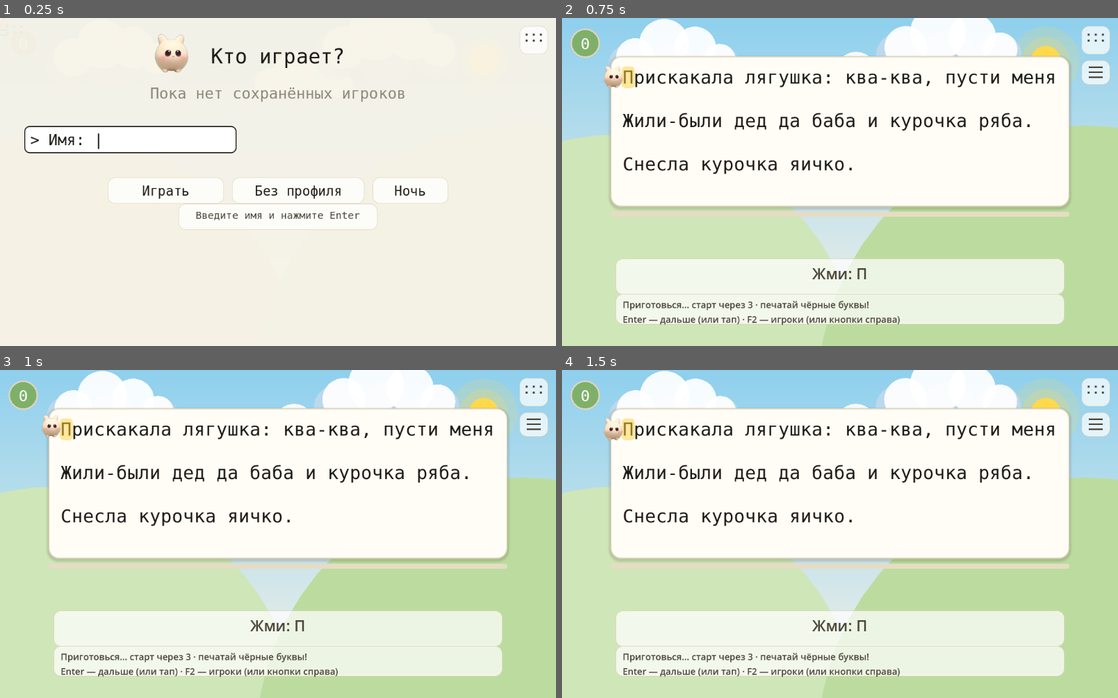
Above: before the commit, frames 1-4 (two rows, left to right).
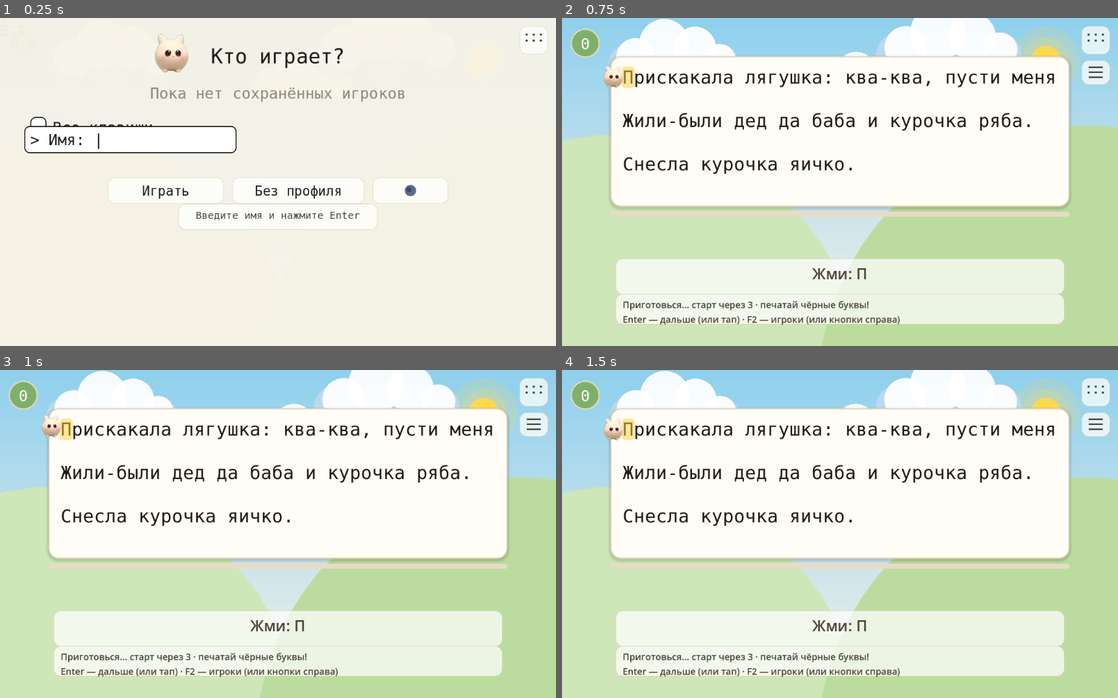
Above: after the commit, the same moments.

Repository: NikitaShubin/ModernBabyType
Game: Godot game, scene res://scenes/main.tscn
Same seed, same stepped clock (60 frames per second), same inputs: the game is played once before the commit and once after it.
Inputs (mouse positions are in pixels of both pictures, inside the frame that each line leads up to):
- Up to frame 1 (0.25 s): no input
- Up to frame 2 (0.75 s): tap Enter at 0.5, 0.6 s; move the mouse to (962, 165) at 0.52 s; hold Up from 0.53 s (still down); click (962, 165) at 0.67 s
- Up to frame 3 (1 s): keep holding Up
- Up to frame 4 (1.5 s): move the mouse to (728, 550) at 1.27 s; release Up at 1.28 s; hold Down from 1.28 s (still down); tap Enter at 1.35 s

The runs differ from the first frame. In frame 1, 0.2% of the frame differs, in the area x 5-77%, y 30-55%; in frame 2, nothing differs; in frame 3, nothing differs; in frame 4, nothing differs.

Commit message:
Галочка при создании, солнце/луна, сдержанная клавиатура, медленный ёж
Галочка «все клавиши» работает и на пустом списке: флаг вводимого
имени переезжает в созданный профиль. Кнопка день/ночь — значки
солнца и луны вместо текста.

Клавиатура: смахнутую кнопкой «назад» не дёргаем (пере-показ разовый,
только если не выезжала); вернуть — тап по рабочей области, ⌨, поле
ввода или новый контекст. В альбоме в игре сама не появляется.

Ёж медленнее для новичков: база 2.0 -> 1.1 симв/с, рост 12% -> 8%.
Гигиена процессов стенда в AGENTS.md. Версия 0.0.6.

Diff:
--- a/game/project.godot
+++ b/game/project.godot
@@ -9,7 +9,7 @@
 
 config/name="ModernBabyType"
 config/description="Игра для обучения детей слепой печати: герой убегает от врага, поедая буквы."
-config/version="0.0.5"
+config/version="0.0.6"
 run/main_scene="res://scenes/main.tscn"
 config/features=PackedStringArray("4.3", "GL Compatibility")
 config/icon="res://icon.png"
--- a/game/scripts/balance.gd
+++ b/game/scripts/balance.gd
@@ -7,7 +7,10 @@
 const KEY_PROGRESSION := " аовлыдфжпреимтнгрушщзхъёйчясмитьбю,.!?-:;\"'()1234567890"
 const INITIAL_ACTIVE_COUNT := 3
 const WINS_TO_LEVEL_UP := 3
-const BASE_CPS := 2.0
+## База slow: даже ребёнок, который только сел за клавиатуру и ищет
+## три кнопки (пробел, а, о), успевает убежать. Было 2.0 — ёж ловил
+## новичка раньше, чем тот находил буквы.
+const BASE_CPS := 1.1
 const MIN_CPS := 0.6
 const MAX_CPS := 10.0
 
@@ -25,13 +28,14 @@
 	return result
 
 
-## Целевая скорость врага: растёт с уровнем и подстраивается под
-## скользящее среднее темпа игрока (EMA CPM). Игрок ~120 CPM => skill 1.0.
+## Целевая скорость врага: растёт с уровнем (мягко, +8% за уровень)
+## и подстраивается под скользящее среднее темпа игрока (EMA CPM).
+## Игрок ~120 CPM => skill 1.0.
 static func target_cps(difficulty_level: int, ema_cpm: float) -> float:
 	var skill := 1.0
 	if ema_cpm > 0.0:
 		skill = clampf(ema_cpm / 120.0, 0.5, 1.6)
-	var cps := BASE_CPS * (1.0 + 0.12 * float(difficulty_level)) * skill
+	var cps := BASE_CPS * (1.0 + 0.08 * float(difficulty_level)) * skill
 	return clampf(cps, MIN_CPS, MAX_CPS)
 
 
--- a/game/scripts/main.gd
+++ b/game/scripts/main.gd
@@ -163,6 +163,10 @@
 ## Момент последнего запроса показать клавиатуру (для пере-показа,
 ## если система спрятала её сама, например кнопкой «назад»).
 var _kb_request_t := -100.0
+## Клавиатура была видна после последнего запроса (высота > 0).
+var _kb_seen := false
+## Разовый добровольный пере-показ уже использован.
+var _kb_reshown := false
 ## Кнопки тач-интерфейса: прямоугольники из _draw для хит-теста в _input.
 var _kb_rect := Rect2()
 var _players_rect := Rect2()
@@ -1075,6 +1079,8 @@
 	if not DisplayServer.has_feature(DisplayServer.FEATURE_VIRTUAL_KEYBOARD):
 		return
 	_kb_request_t = time
+	_kb_seen = false
+	_kb_reshown = false
 	if want:
 		# existing_text — что уже введено (поле ввода своё, рисованное,
 		# поэтому отдаём пусто: клавиатуре нечего подхватывать).
@@ -1125,15 +1131,21 @@
 	if not is_equal_approx(kh, kb_h):
 		kb_h = kh
 		_relayout()
+	if kh > 0.0:
+		_kb_seen = true
 	var want := _kb_want()
-	if kb_need_reshow(want, _kb_shown, kh, time - _kb_request_t):
+	if kb_need_reshow(want, _kb_shown, kh, time - _kb_request_t, _kb_seen, _kb_reshown):
 		_kb_request_t = time
+		_kb_reshown = true
 		DisplayServer.virtual_keyboard_show("")
 
 
-## Чистое решение «пора ли пере-показать»: матрица в logic_test.
-static func kb_need_reshow(want: bool, shown: bool, height: float, elapsed: float) -> bool:
-	return want and shown and height <= 0.0 and elapsed > 1.5
+## Чистое решение «пора ли пере-показать»: пере-показ разовый и только
+## если клавиатура так и не выехала (надёжность появления). Смахнутую
+## пользователем (была видна — стала 0) не трогаем: её вернут тап по
+## тексту, кнопка ⌨ или новый контекст. Матрица в logic_test.
+static func kb_need_reshow(want: bool, shown: bool, height: float, elapsed: float, seen: bool, reshown: bool) -> bool:
+	return want and shown and height <= 0.0 and elapsed > 3.0 and not seen and not reshown
 
 
 ## Все буквы — одно начертание и кегль. Состояние только оттенком:
@@ -1450,6 +1462,12 @@
 		_open_menu()
 		get_viewport().set_input_as_handled()
 		return
+	# Рабочая область (текст, заяц, ёж): тап возвращает спрятанную
+	# клавиатуру. Карточка последняя — кнопки не перекрывает.
+	if card_p.visible and Rect2(card_p.position, card_p.size).has_point(pos):
+		_kb_summon()
+		get_viewport().set_input_as_handled()
+		return
 
 
 ## Кнопка ⌨: показать системную клавиатуру прямо сейчас, не дожидаясь
@@ -1458,6 +1476,8 @@
 	if not DisplayServer.has_feature(DisplayServer.FEATURE_VIRTUAL_KEYBOARD):
 		return
 	_kb_request_t = time
+	_kb_seen = false
+	_kb_reshown = false
 	_kb_shown = true
 	DisplayServer.virtual_keyboard_show("")
 ## Кружок с номером уровня в пустом левом верхнем углу: и красиво,
--- a/game/scripts/menu.gd
+++ b/game/scripts/menu.gd
@@ -38,6 +38,10 @@
 var sel := 0
 var input_active := false
 var input_text := ""
+## Флаг «все клавиши» для имени, которое прямо сейчас вводится (списка
+## ещё нет — применять не к кому). При создании профиля переносится
+## в него, затем сбрасывается.
+var input_all_keys := false
 ## Игрок, ради которого меню открыли: F2 возвращает в игру с ним.
 var resume_user := ""
 var view_w := BASE_W
@@ -198,7 +202,7 @@
 			chosen.emit(users[i])
 			get_viewport().set_input_as_handled()
 			return
-	if not users.is_empty() and _check_tap_rect().has_point(pos):
+	if _check_tap_rect().has_point(pos):
 		_toggle_all_keys()
 		get_viewport().set_input_as_handled()
 		return
@@ -276,13 +280,16 @@
 func _enter() -> void:
 	if input_active and not input_text.strip_edges().is_empty():
 		var name := S.clean_name(input_text)
-		# Новое имя — создать, существующее — просто войти.
+		# Новое имя — создать, существующее — просто войти. Флаг
+		# вводимого имени переезжает в созданный профиль.
 		if not S.user_exists(name):
 			S.create_user(name)
+			S.set_all_keys(name, input_all_keys)
 		else:
 			S.touch(name)
 		input_text = ""
 		input_active = false
+		input_all_keys = false
 		chosen.emit(name)
 		return
 	if not users.is_empty():
@@ -301,6 +308,10 @@
 
 func _toggle_all_keys() -> void:
 	if users.is_empty():
+		# Пустой список (первый запуск): переключаем флаг для вводимого
+		# имени — при создании он переедет в профиль (см. _enter).
+		input_all_keys = not input_all_keys
+		queue_redraw()
 		return
 	var name := users[sel]
 	S.set_all_keys(name, not S.get_all_keys(name))
@@ -482,10 +493,11 @@
 	return Rect2(48.0 * k, y - 36.0 * k, w + 84.0 * k, 48.0 * k)
 
 
-## Включён ли взрослый режим у выбранного.
+## Включён ли взрослый режим: у выбранного — его флаг, на пустом
+## списке — флаг вводимого имени.
 func _check_on() -> bool:
 	if users.is_empty():
-		return false
+		return input_all_keys
 	return bool(S.load_profile(users[sel]).get("all_keys", false))
 
 
@@ -495,6 +507,26 @@
 	var fs := int(26.0 * k)
 	var w := _text_size(label, 26).x
 	_text(label, Vector2(r.get_center().x - w * 0.5, r.position.y + 36.0 * k), 26, _ink())
+
+
+## Кнопка день/ночь: солнце (круг + лучи) или луна (диск с кратерами).
+## Иконка показывает, ВО ЧТО переключит: днём — луну, ночью — солнце.
+func _draw_daynight(r: Rect2) -> void:
+	draw_style_box(hint_sb, r)
+	var c := r.get_center()
+	if night:
+		var sr := 13.0 * k
+		draw_line(c + Vector2(-sr, 0), c + Vector2(sr, 0), _ink(), 3.0 * k)
+		draw_line(c + Vector2(0, -sr), c + Vector2(0, sr), _ink(), 3.0 * k)
+		var d := Vector2(sr * 0.7, sr * 0.7)
+		draw_line(c - d, c + d, _ink(), 3.0 * k)
+		draw_line(c + Vector2(-d.x, d.y), c + Vector2(d.x, -d.y), _ink(), 3.0 * k)
+		draw_circle(c, 7.0 * k, Color("#e8a13a"))
+	else:
+		# Луна на светлой дневной пилюле — тёмная, иначе не видно.
+		var mr := 11.0 * k
+		draw_circle(c, mr, Color("#5a6a8a"))
+		draw_circle(c + Vector2(-mr * 0.25, -mr * 0.15), mr * 0.45, Color("#3a4a6b"))
 
 
 func _draw() -> void:
@@ -537,21 +569,20 @@
 			INK if i == sel else _ink()
 		)
 	y = _field_line_y()
-	# Галочка «все клавиши» под списком: тап переключает взрослый режим
-	# выбранного (то же, что клавиша A).
-	if not users.is_empty():
-		var cy := _check_line_y()
-		draw_style_box(box_sb, Rect2(60.0 * k, cy - 32.0 * k, 32.0 * k, 32.0 * k))
-		if _check_on():
-			draw_line(
-				Vector2(66.0 * k, cy - 12.0 * k), Vector2(76.0 * k, cy - 2.0 * k),
-				INK, 4.0 * k
-			)
-			draw_line(
-				Vector2(76.0 * k, cy - 2.0 * k), Vector2(92.0 * k, cy - 26.0 * k),
-				INK, 4.0 * k
-			)
-		_text("Все клавиши", Vector2(104.0 * k, cy), FONT_ROW, _ink())
+	# Галочка «все клавиши»: на пустом списке относится к вводимому
+	# имени, иначе — к выбранному профилю.
+	var cy := _check_line_y()
+	draw_style_box(box_sb, Rect2(60.0 * k, cy - 32.0 * k, 32.0 * k, 32.0 * k))
+	if _check_on():
+		draw_line(
+			Vector2(66.0 * k, cy - 12.0 * k), Vector2(76.0 * k, cy - 2.0 * k),
+			_ink(), 4.0 * k
+		)
+		draw_line(
+			Vector2(76.0 * k, cy - 2.0 * k), Vector2(92.0 * k, cy - 26.0 * k),
+			_ink(), 4.0 * k
+		)
+	_text("Все клавиши", Vector2(104.0 * k, cy), FONT_ROW, _ink())
 	# Поле ввода нового имени. Рамка — только когда активно, а тыкается
 	# всегда: тап включает ввод, как Tab.
 	var field_txt := _field_text()
@@ -564,10 +595,10 @@
 		_ink() if input_active else _dim()
 	)
 	# Кнопки действий: та же механика, что Enter и Esc, но пальцем.
-	# Третья — ночь: показывает, во что переключит.
+	# Третья — ночь: иконка показывает, во что переключит.
 	_button(_play_tap_rect(), "Играть")
 	_button(_guest_tap_rect(), "Без профиля")
-	_button(_night_tap_rect(), "День" if night else "Ночь")
+	_draw_daynight(_night_tap_rect())
 	# Кнопка ⌨ справа вверху: вызвать системную клавиатуру.
 	draw_style_box(hint_sb, _mkb_tap_rect())
 	for ix in 3:
--- a/game/tests/logic_test.gd
+++ b/game/tests/logic_test.gd
@@ -541,15 +541,17 @@
 	_check(_main.state == "playing", "unicode enter continues after winning")
 
 	# --- Пере-показ клавиатуры: чистое решение, матрица сочетаний. ---
-	# want/shown/height/elapsed: показать заново — только когда нужна,
-	# считалась показанной, а по факту высота ноль и прошло достаточно
-	# времени (клавиатура успела бы выехать).
+	# want/shown/height/elapsed/seen/reshown: показать заново — один раз
+	# и только если клавиатура так и не выехала. Смахнутую пользователем
+	# (была видна) не трогаем никогда.
 	var rs: Callable = _main.kb_need_reshow
-	_check(rs.call(true, true, 0.0, 2.0), "reshow when wanted, shown, flat, expired")
-	_check(not rs.call(true, true, 0.0, 0.5), "no reshow while gliding in")
-	_check(not rs.call(true, true, 120.0, 9.0), "no reshow when visible")
-	_check(not rs.call(false, true, 0.0, 9.0), "no reshow when not wanted")
-	_check(not rs.call(true, false, 0.0, 9.0), "initial show is a separate path")
+	_check(rs.call(true, true, 0.0, 4.0, false, false), "reshow when wanted, shown, flat, expired")
+	_check(not rs.call(true, true, 0.0, 0.5, false, false), "no reshow while gliding in")
+	_check(not rs.call(true, true, 120.0, 9.0, true, false), "no reshow when visible")
+	_check(not rs.call(false, true, 0.0, 9.0, false, false), "no reshow when not wanted")
+	_check(not rs.call(true, false, 0.0, 9.0, false, false), "initial show is a separate path")
+	_check(not rs.call(true, true, 0.0, 9.0, true, false), "no reshow after user dismissed")
+	_check(not rs.call(true, true, 0.0, 9.0, false, true), "reshow is one-shot")
 
 	# --- Раскладка уезжает вверх от клавиатуры. ---
 	# В headless вьюпорт крошечный (64×64), поэтому сначала ставим
--- a/game/tests/profiles_test.gd
+++ b/game/tests/profiles_test.gd
@@ -420,6 +420,18 @@
 	_menu.call("_reload")
 	_check(_menu.input_active, "name field is open on an empty list")
 	_check(String(_menu.input_text) == "", "name field starts empty")
+	# Галочка на пустом списке относится к вводимому имени: включаем,
+	# набираем, создаём — флаг переезжает в профиль.
+	_menu.call("_input", _tap(_menu.call("_check_tap_rect").get_center()))
+	_check(_menu.input_all_keys, "checkbox arms the typed name")
+	for ch in "Гри":
+		_menu.call("_unhandled_key_input", _key_event(ch))
+	_menu.call("_unhandled_key_input", _key(KEY_ENTER))
+	_check(S.user_exists("Гри"), "profile created with checkbox on")
+	_check(S.get_all_keys("Гри"), "pending flag moved into the profile")
+	_check(not _menu.input_all_keys, "pending flag resets after creating")
+	S.delete_user("Гри")
+	_menu.call("_reload")
 	# Буквы печатаются сразу, без Tab.
 	for ch in "Маша":
 		_menu.call("_unhandled_key_input", _key_event(ch))
Not shown, changed: game/export_presets.cfg
Not shown, changed: AGENTS.md
Not shown, changed: README.md
